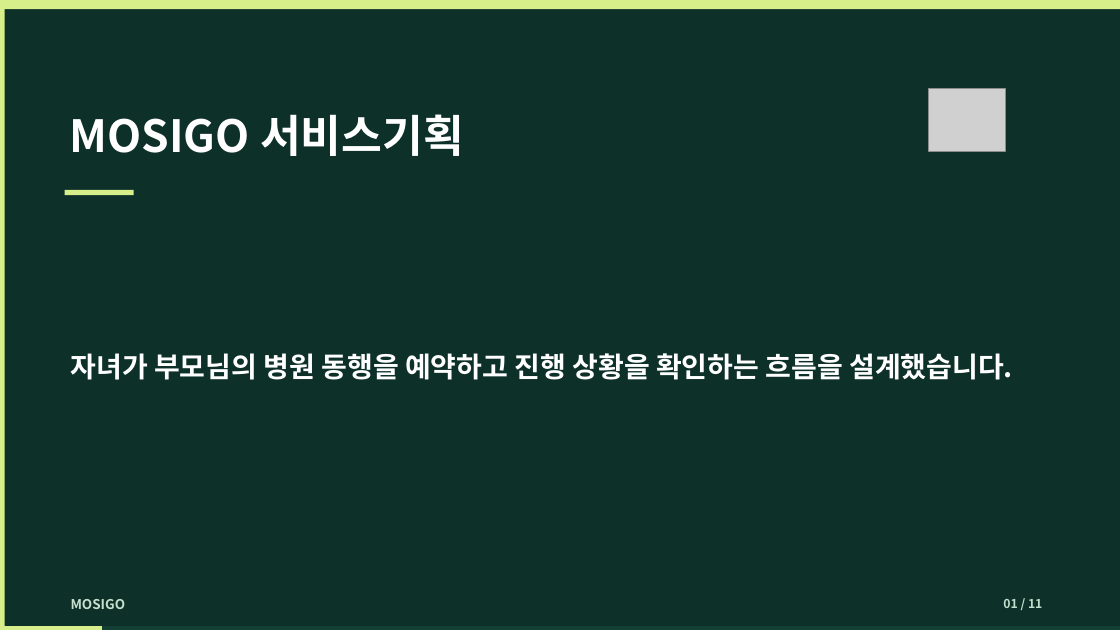
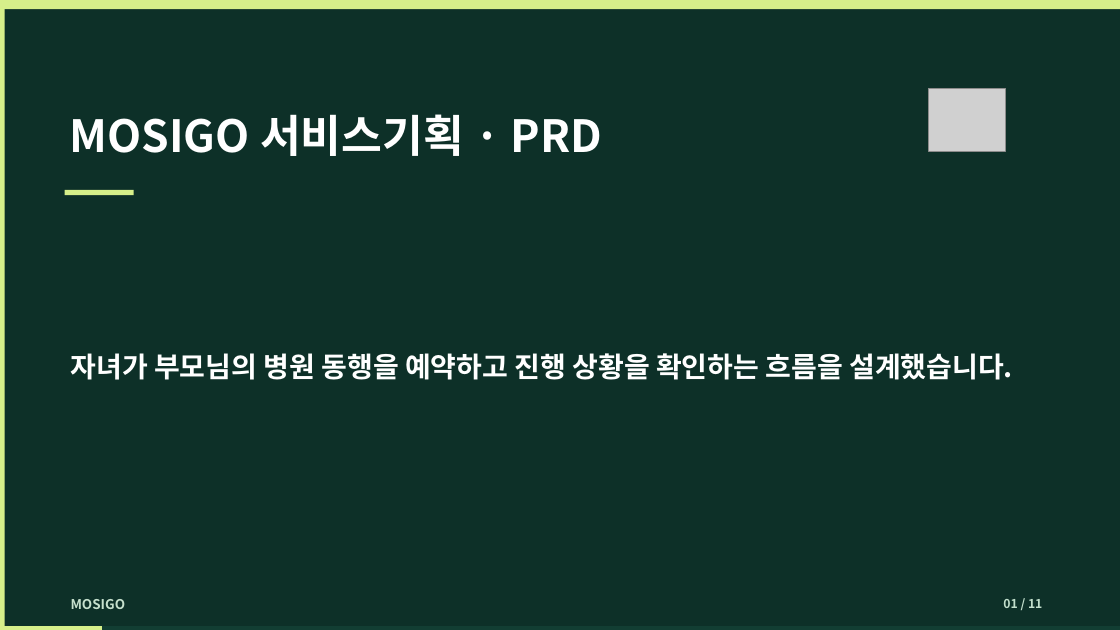
Before and after one commit to dohyunkimmm/mosigo-case-study, a slide deck: slide 1 of downloads/mosigo_report.pptx. Drawn at 1120x630 pixels with LibreOffice and Linux fonts; fonts in the diff are those of the drawing; grey boxes stand for pictures. Boxes give left, top, right and bottom in pixels: in the first picture for what was removed or moved away, otherwise in the second. Text is boxed around its words. In the diff, an @@ line names an element or a change of style, - is before the commit and + after.

```diff
--- a/downloads/mosigo_report.pptx
+++ b/downloads/mosigo_report.pptx
@@ text at [70, 114, 602, 156]: text changed @@
-MOSIGO 서비스기획
+MOSIGO 서비스기획 · PRD
```
Also in this commit, not shown: 11 other files.
